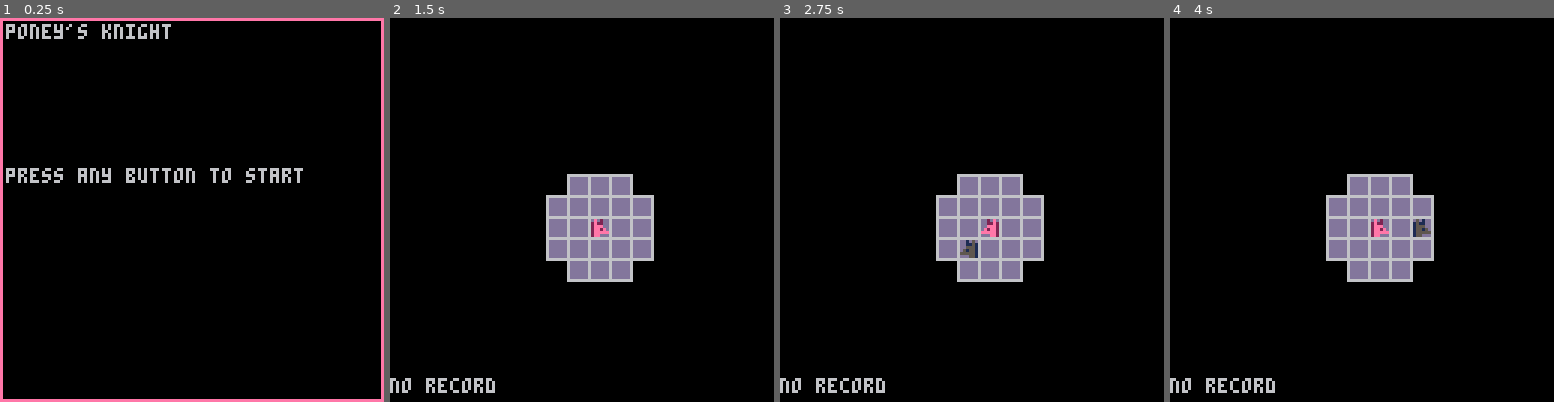
Above: before the commit, frames 1-4 (left to right).
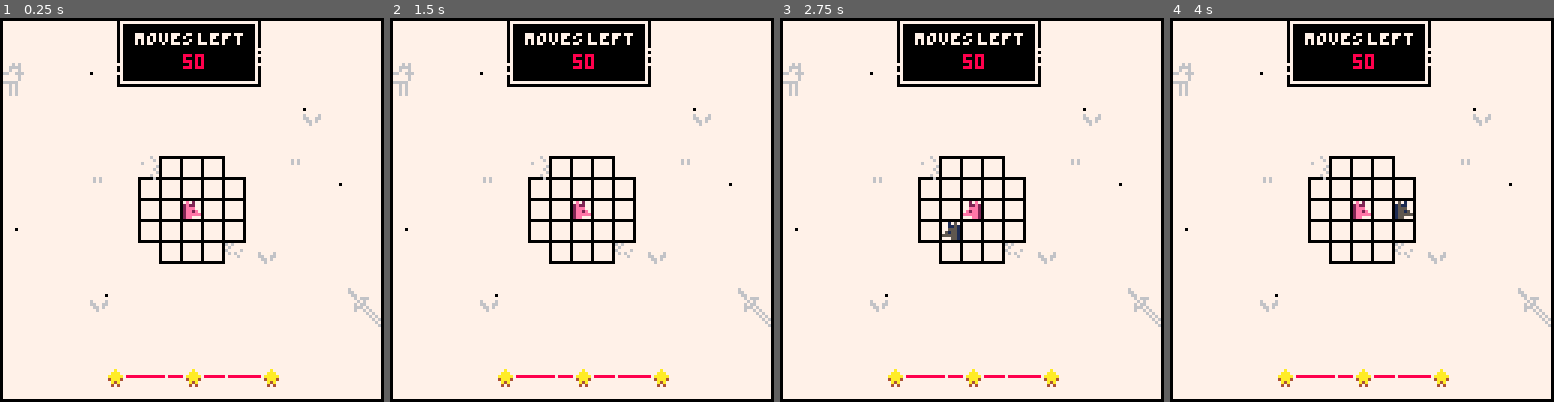
Above: after the commit, the same moments.

Repository: fbarreta/knight
Game: PICO-8 cartridge knight.p8
The game is run twice, just before and just after one commit, with the same random seed, the same clock (stepped at 60 frames per second) and the same inputs.
Inputs:
- Up to frame 1 (0.25 s): no input
- Up to frame 2 (1.5 s): tap O (Z key) at 0.33, 0.7, 1.43 s; tap X (X key) at 1.07 s
- Up to frame 3 (2.75 s): hold Left 1.97-2.37 s; tap X (X key) at 2.07, 2.4, 2.73 s; tap O (Z key) at 2.22 s; hold Down from 2.42 s (still down)
- Up to frame 4 (4 s): release Down at 2.82 s; hold Right 2.87-3.53 s; tap X (X key) at 3.07, 3.4, 3.73 s; tap O (Z key) at 3.1, 3.98 s; hold Up from 3.58 s (still down)

The runs differ from the first frame. In frame 1, 93% of the frame differs, in the area x 0-100%, y 0-100%; in frame 2, 91%; in frame 3, 91%; in frame 4, 91%.

Commit message:
Add files via upload

Diff:
--- a/knight.p8
+++ b/knight.p8
@@ -3,23 +3,26 @@
 __lua__
 levels = {
 	{
-		grid = {r = 5,c = 5},
+		moves=50,
+		grid = {r=5,c=5},
 		holes = {
 			{x = 0,y = 0},
 			{x = 4,y = 0},
 			{x = 0,y = 4},
 			{x = 4,y = 4},
 		},
-		ini = {x = 2,y = 2
+		ini = {x=2,y=2
 		}
 	},
 	{
-		grid = {r = 5,c = 3},
+		moves=20,
+		grid = {r=5,c=3},
 		holes = {},
 		ini = {x = 1,y = 2
 		}
 	},
 	{
+		moves=20,
 		grid = {r = 5,c = 5},
 		holes = {
 			{x = 0,y = 0},
@@ -37,6 +40,7 @@
 		}
 	},
 	{
+		moves=20,
 		grid = {r = 4,c = 6},
 		holes = {
 			{x = 0,y = 0},
@@ -52,12 +56,14 @@
 		}
 	},
 	{
+		moves=20,
 		grid = {r = 3,c = 4},
 		holes = {},
 		ini = {x = 1,y = 2
 		}
 	},
 	{
+		moves=20,
 		grid = {r = 5,c = 10},
 		holes = {
 			{x = 0,y = 0},
@@ -85,6 +91,7 @@
 		}
 	},
 	{
+		moves=20,
 		grid = {r = 10,c = 10},
 		holes = {
 			{x = 0,y = 0},
@@ -132,6 +139,7 @@
 		}
 	},
 	{
+		moves=20,
 		grid = {r = 3,c = 4},
 		holes = {},
 		ini = {x = 1,y = 2
@@ -149,22 +157,36 @@
 
 squares = 0
 togo = 0
-moves = 0
-
+moves = 99
 space = {
 	x = 0,
 	y = 0
 }
 
+stars = {
+	s0 = 0,
+	s1 = 0,
+	s2 = 0,
+	s3 = 0,
+	score = 3,
+}
+
 fl = false
 
 level = 0
 
 loading = true
+
+lost = false
+
+nextlevelbtn = true
+
+message = "test"
 -->8
 function _init()
-	//startlevel()
-	//startgame()
+	color(0)
+	palt(0,true)
+	levelup()
 end
 
 function _update()
@@ -173,12 +195,11 @@
 end
 
 function _draw()
- cls()
+ cls(7)
  checklevel()
  splashscreen()
  drawlevel()
- //testmove()
- debug(0, 120)
+ //debug(2, 120)
 end
 
 function levelupdate()
@@ -191,6 +212,7 @@
 function drawlevel()
 	if (level > 0 and loading == false) then
 		drawgrid()
+		drawui()
 	 drawshadow(s.x,s.y)
 	 drawplayer(p.x,p.y)
 	end
@@ -200,62 +222,182 @@
 function splashscreen()
 	if (loading == false) then return end
 	if (level == 0) then
-		print("poney's knight",2,2)
-		print("press any button to start",2,50)
+		draw_splash()
 	else
-		print("level "..(level).. " complete !",2,2)
-		print("press any button to start level ",2,50)
-	end
-	drawcanvas()
-end
-
-function drawcanvas()
-	local x = 0
-	local y = 0
-	for j = 0, 15 do
-		for i = 0, 15 do
-			if (i == 0) then
-				if (j == 0) then
-					spr(64,x,y)
-				elseif (j == 15) then
-					spr(96,x,y)
-				else
-					spr(80,x,y)
-				end
-			elseif (i == 15) then
-				if (j == 0) then
-					spr(66,x,y)
-				elseif (j == 15) then
-					spr(98,x,y)
-				else
-					spr(82,x,y)
-				end
-			else
-				if (j == 0) then
-					spr(65,x,y)
-				elseif (j == 15) then
-					spr(97,x,y)
-				end
-			end
-			x += 8
-		end
-		y += 8
-		x = 0
-	end
+		if lost then
+			draw_looselevel()
+		else
+			draw_winlevel()
+		end
+	end
+end
+
+function draw_splash()
+	print("poney's knight",2,2)
+	print("press any button to start",2,50)
+end
+
+function draw_winlevel()
+	color(0)
+	palt(0,false)
+	print("stage clear",43,14)
+	local y = 72
+	local x = 22
+	spr(176,x,y,3,1)
+	spr(179,x+26,y,1,1)
+	spr(180,x+36,y,2,1)
+	spr(182,x+54,y,3,1)
+	spr(185,x+76,y,1,1)
+	y += 6
+	x = 28
+	spr(186,x,y,6,1)
+	spr(173,x+52,y,3,1)
+	palt(0,true)
+	local y = 25
+	local x = 34
+	spr(128,x,y,4,1)
+	spr(132,x+38,y,3,1)
+	local y = 50
+	local x = 58
+	local s3 = 64;
+	local s2 = 64;
+	local s1 = 64;
+	if stars.score == 2 then
+		s3 = 66
+	elseif stars.score == 1 then
+		s3 = 66
+		s2 = 66
+	elseif stars.score == 0 then
+		s3 = 66
+		s2 = 66
+		s1 = 66
+	end
+	spr(s1,x-20,y,2,2)
+	spr(s2,x,y,2,2)
+	spr(s3,x+20,y,2,2)
+	local y = 88
+	local x = 41
+	palt(0,false)
+	if nextlevelbtn then
+		spr(103,x,y,6,2)
+	else
+		spr(71,x,y,6,2)
+	end
+	palt(0,true)
+	spr(96,x+4,y+4,2,1)
+	spr(98,x+24,y+4,3,1)
+	local y = 104
+	local x = 41
+	palt(0,false)
+	if nextlevelbtn then
+		spr(71,x,y,6,2)
+	else
+		spr(103,x,y,6,2)
+	end
+	palt(0,true)
+	spr(112,x+3,y+4,3,1)
+	spr(98,x+24,y+4,3,1)
+	//local y = 111
+	//line(0,y,31,y,2)
+	//line(32,y,63,y,9)
+	//line(64,y,95,y,12)
+	//line(96,y,127,y,11)
+end
+
+function draw_looselevel()
+	color(0)
+	palt(0,false)
+	print("oh no",55,14)
+	local y = 25
+	local x = 30
+	spr(160,x,y,4,1)
+	spr(164,x+38,y,4,1)
+	local y = 82
+	local x = 17
+	spr(135,x,y,5,1)
+	spr(151,x+40,y,1,1)
+	spr(152,x+52,y,6,1)
+	palt(0,true)
+	spr(68,58,50,2,2)
+	local y = 101
+	local x = 41
+	spr(103,x,y,6,2)
+	spr(115,x+10,y+4,4,1)
 end
 
 function drawgrid()
+	palt(0,false)
 	local g = levels[level].grid
 	for j = 0, g.r -1 do
 		for i = 0, g.c -1 do
-			if (mtx[i][j] > -1) then
+			local coord = mtx[i][j]
+			if (coord > -1) then
 				spr(0,space.x+(i*7),space.y+(j*7))
 			end
-			if (mtx[i][j] > 0) then
+			if (coord > 0) then
 				spr(3,space.x+(i*7),space.y+(j*7))
 			end
 		end
 	end
+	palt(0,true)
+end
+
+function drawui()
+	rect(39,0,86,22,0)
+	line(39,15,39,15,7)
+	line(39,18,39,18,7)
+	line(86,10,86,10,7)
+	line(86,12,86,12,7)
+	line(86,15,86,15,7)
+	rectfill(41,2,84,20,0)
+	spr(22,45,3,5,1)
+	print(moves,61,12,8)
+	if moves <= 2 and moves >= 1 then
+		spr(39,82,16,2,1)
+	end
+	line(42,119,86,119,8)
+	line(55,119,55,119,7)
+	line(75,119,75,119,7)
+	local s3 = 8;
+	local s2 = 8;
+	local s1 = 8;
+	if stars.score == 2 then
+		s3 = 9
+	elseif stars.score == 1 then
+		s3 = 9
+		s2 = 9
+	elseif stars.score == 0 then
+		s3 = 9
+		s2 = 9
+		s1 = 9
+	end
+	spr(s1,35,116)
+	spr(s2,61,116)
+	spr(s3,87,116)
+	//line(0,120,31,120,2)
+	//line(32,120,63,120,9)
+	//line(64,120,95,120,12)
+	//line(96,120,127,120,11)
+	color(0)
+	drawbackground()
+	rect(0,0,127,127,0)
+end
+
+function drawbackground()
+	spr(32,1,15,1,2)
+	line(30,18,30,18,0)
+	line(5,70,5,70,0)
+	line(35,92,35,92,0)
+	spr(33,29,92)
+	spr(36,29,50)
+	spr(33,100,30)
+	line(101,30,101,30,0)
+	spr(34,116,90,2,2)
+	spr(37,45,46)
+	spr(38,75,75)
+	spr(36,95,44)
+	line(113,55,113,55,0)
+	spr(33,85,76)
 end
 
 function testmove()
@@ -275,8 +417,21 @@
 function checkscreen()
 	if (loading) then
 		if (btnp(5) or btnp(4)) then
-			levelup()
-			music(00)
+			if nextlevelbtn == false then
+				level -= 1
+			end
+			if lost then
+				level = 0
+				lost = false
+			else
+				levelup()
+			end
+			//music(00)
+		end
+		if lost == false then
+			if(btnp(⬆️) or btnp(⬇️)) then
+				nextlevelbtn = not nextlevelbtn
+			end
 		end
 	end
 	if (btnp(5) and btnp(4)) then
@@ -320,7 +475,17 @@
 	if (mtx[s.x][s.y] > 0) then
 		mtx[s.x][s.y] = 0
 		togo -= 1
-		moves += 1
+	end
+	moves -= 1
+	local p = levels[level].moves - moves
+	if p <= stars.s3 then
+		stars.score = 3
+	elseif p <= stars.s2 then
+		stars.score = 2
+	elseif p <= stars.s1 then
+		stars.score = 1
+	else
+		stars.score = 0
 	end
 end
 
@@ -425,22 +590,42 @@
 	local g = levels[level].grid
 	local i = levels[level].ini
 	local h = levels[level].holes
+	local m = levels[level].moves
 	squares = g.r * g.c - #h
 	togo = squares
+	moves = m
+	calcstars()
 	fillmtx()
 	s.x = i.x
 	s.y = i.y
 	p.x = i.x
 	p.y = i.y
-	space.x = (144 - (g.c * 8)) / 2
-	space.y = (144 - (g.r * 8)) / 2
+	space.x = (132 - (g.c * 8)) / 2
+	space.y = (132 - (g.r * 8)) / 2
 end
 
 function checklevel()
+	if level > 0 then
+		if (moves == 0) then
+			lost = true
+			loading = true
+			//music(-1)
+		end
+	end
 	if (togo == 0) then
 		loading = true
-		music(-1)
-	end
+		//music(-1)
+	end
+end
+
+function calcstars()
+	local m = moves
+	local i = m/4
+	stars.s3 = i;
+	stars.s2 = i * 2;
+	stars.s1 = i * 3;
+	stars.s0 = i * 4;
+	stars.score = 3
 end
 
 function fillmtx()
@@ -460,100 +645,135 @@
 end
 
 function levelup()
-	if (level != 0) then
-	 setrecord()
+	if lost == false then
+		level += 1
 	end
 	loading = false
-	level += 1
-	moves = 0
+	nextlevelbtn = true
 	startlevel()
 end
 
-function setrecord()
-	local l = levels[level]
-	l.record = moves
-end
-
 function debug(x,y)
-	if (level == 0) then return end
-	local l = levels[level]
-	str = "no record"
-	if (l.record != nil) then
-		str = "record: " .. l.record
-	end
-	// " of " .. #levels .."\n"
-	print(str,x,y)
-end
-…(73 lines of a section not shown)…
+	if level > 0 then
+		message = "s3:" .. tostr(stars.s3)
+									.." s2:" .. tostr(stars.s2)
+									.." s1:" .. tostr(stars.s1)
+									.." s0:" .. tostr(stars.s0)
+									.." *:" .. tostr(stars.score)
+//									.." *:" .. tostr(levels[level].moves - moves)
+	end
+	print(message,x,y)
+end
+…(113 lines of a section not shown)…
Not shown, changed: 110 lines of the sprite sheet (__gfx__) section of knight.p8
